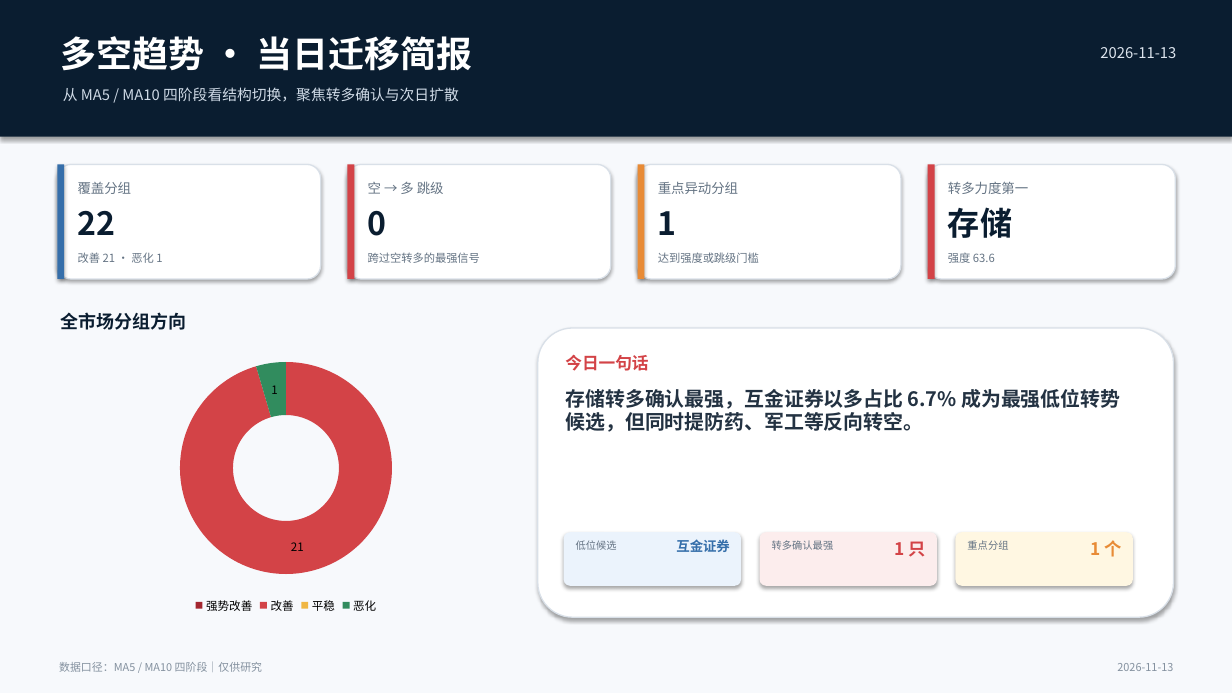
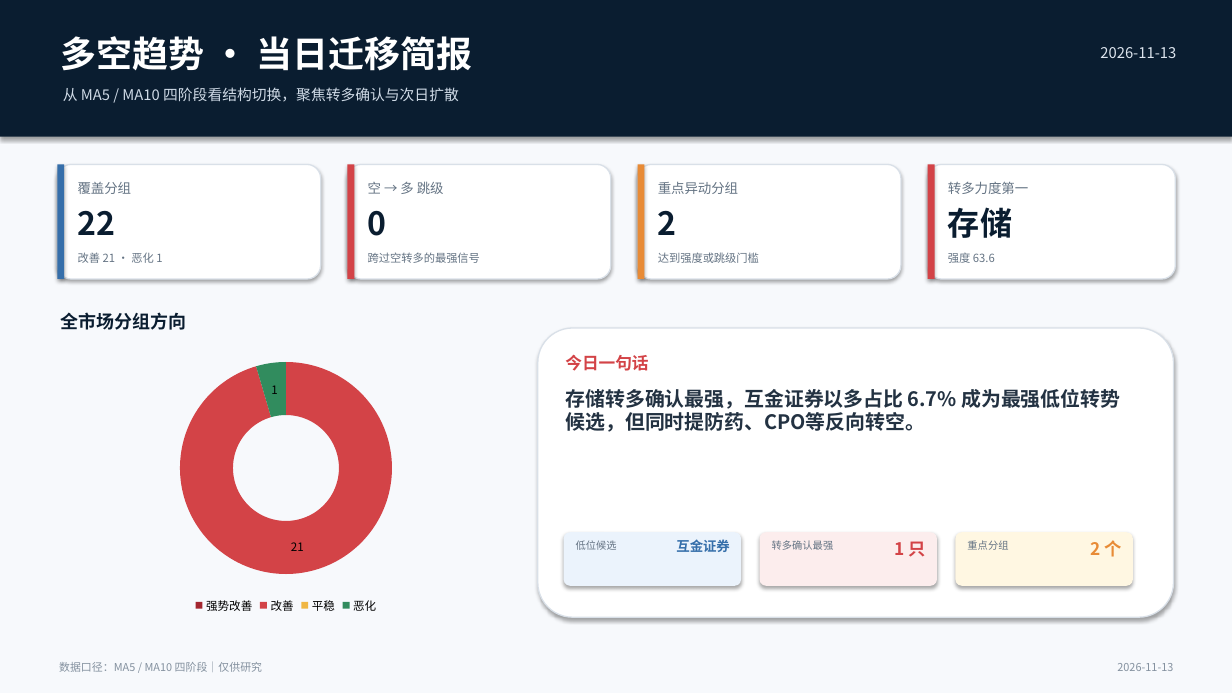
Before and after one commit to nancybhc/a-share-blast-lab, a slide deck: slide 1 of assets/多空阶段简报_2026-11-13.pptx. Drawn at 1232x693 pixels with LibreOffice and Linux fonts; fonts in the diff are those of the drawing. Boxes give left, top, right and bottom in pixels: in the first picture for what was removed or moved away, otherwise in the second. Text is boxed around its words. In the diff, an @@ line names an element or a change of style, - is before the commit and + after.

```diff
--- a/assets/多空阶段简报_2026-11-13.pptx
+++ b/assets/多空阶段简报_2026-11-13.pptx
@@ text at (x1=658, y1=211, x2=677, y2=235): text changed @@
-1
+2
@@ text at (x1=566, y1=389, x2=1120, y2=432): text changed @@
-存储转多确认最强，互金证券以多占比 6.7% 成为最强低位转势候选，但同时提防药、军工等反向转空。
+存储转多确认最强，互金证券以多占比 6.7% 成为最强低位转势候选，但同时提防药、CPO等反向转空。
@@ text at (x1=1090, y1=540, x2=1122, y2=557): text changed @@
-1 个
+2 个
```
Also in this commit, not shown: 3 other slides changed, 6 other files.
